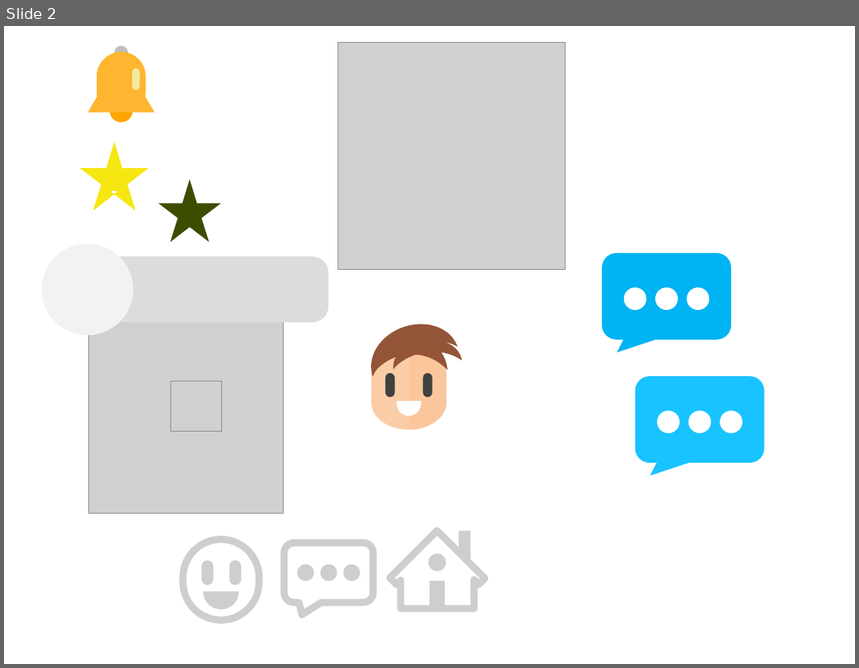
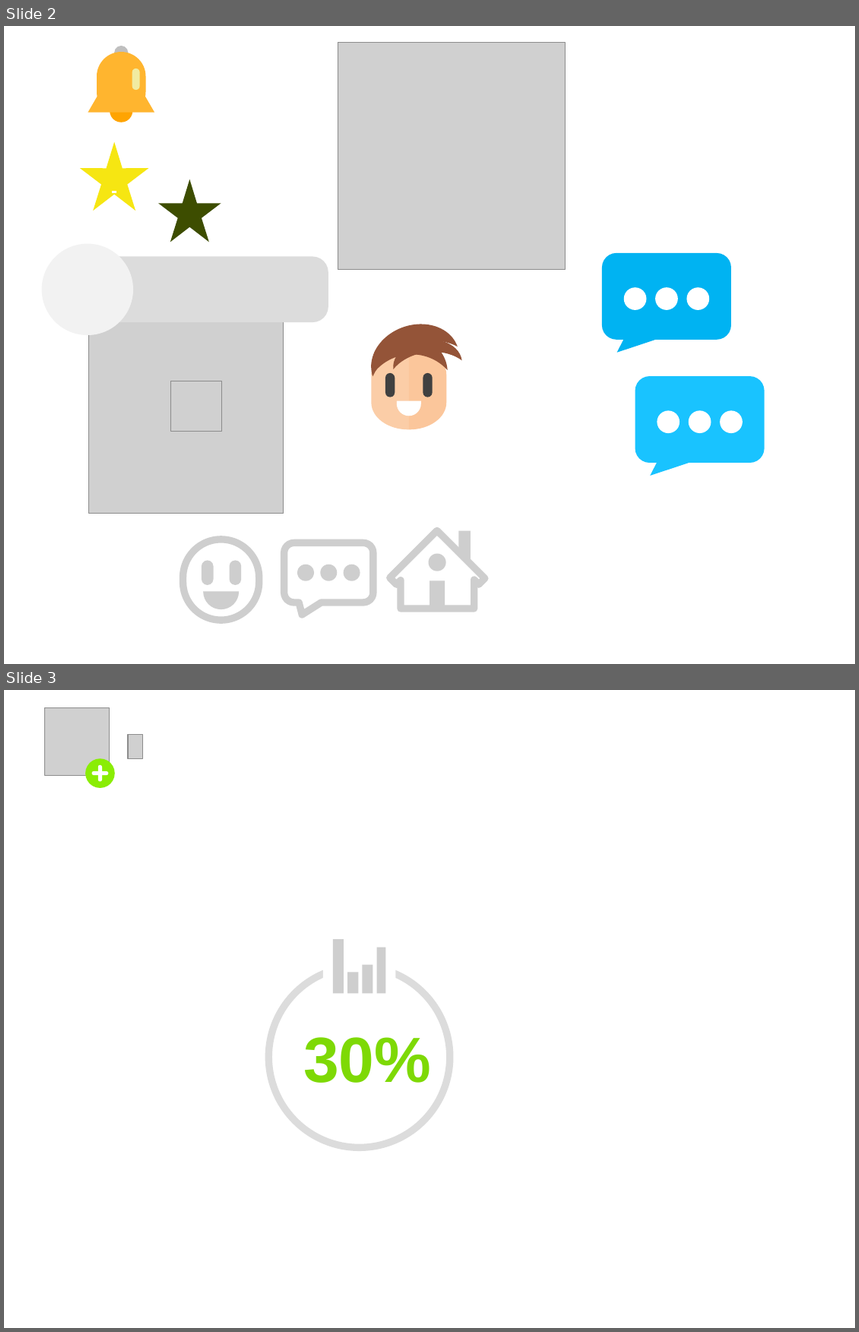
Before and after one commit to pedrogmo/projetopp2, a slide deck: slide/Icons.pptx. Shown one above the other, each under a label of ours: slide 2 before the commit, slides 2 and 3 after it. The pictures are 859x668 and 859x1332 pixels, drawn with LibreOffice and Linux fonts; fonts in the diff are those of the drawing; grey boxes stand for pictures. Boxes give left, top, right and bottom in pixels: in the first picture for what was removed or moved away, otherwise in the second. Text is boxed around its words. In the diff, an @@ line names an element or a change of style, - is before the commit and + after.

```diff
--- a/slide/Icons.pptx
+++ b/slide/Icons.pptx
@@ slide 3 added at <box>4,690,855,1328</box>, background #FFFFFF @@
@@ picture added at <box>129,735,143,759</box> @@
@@ group added at <box>44,708,116,789</box>: 2 rounded rectangles, 1 picture, 1 ellipse @@
@@ group added at <box>268,929,450,1148</box>: 5 rectangles, 1 ellipse @@
@@ text added at <box>303,1037,431,1083</box>, 54 pt, text #7ED905, bold @@
+30%
```
Also in this commit, not shown: 1 slide removed, 5 other files.
